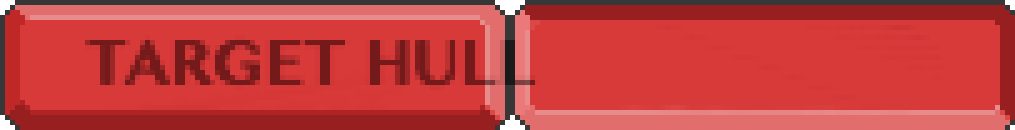
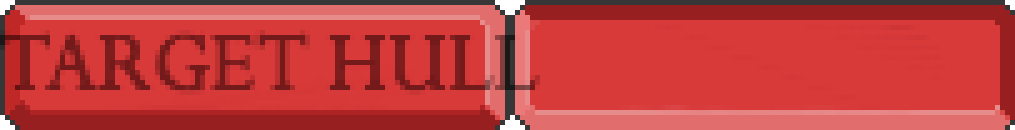
Layered file, before and after one edit (1015x130). Changes by layer:
painted on "TARGET HULL" over box(0, 30, 540, 95)
